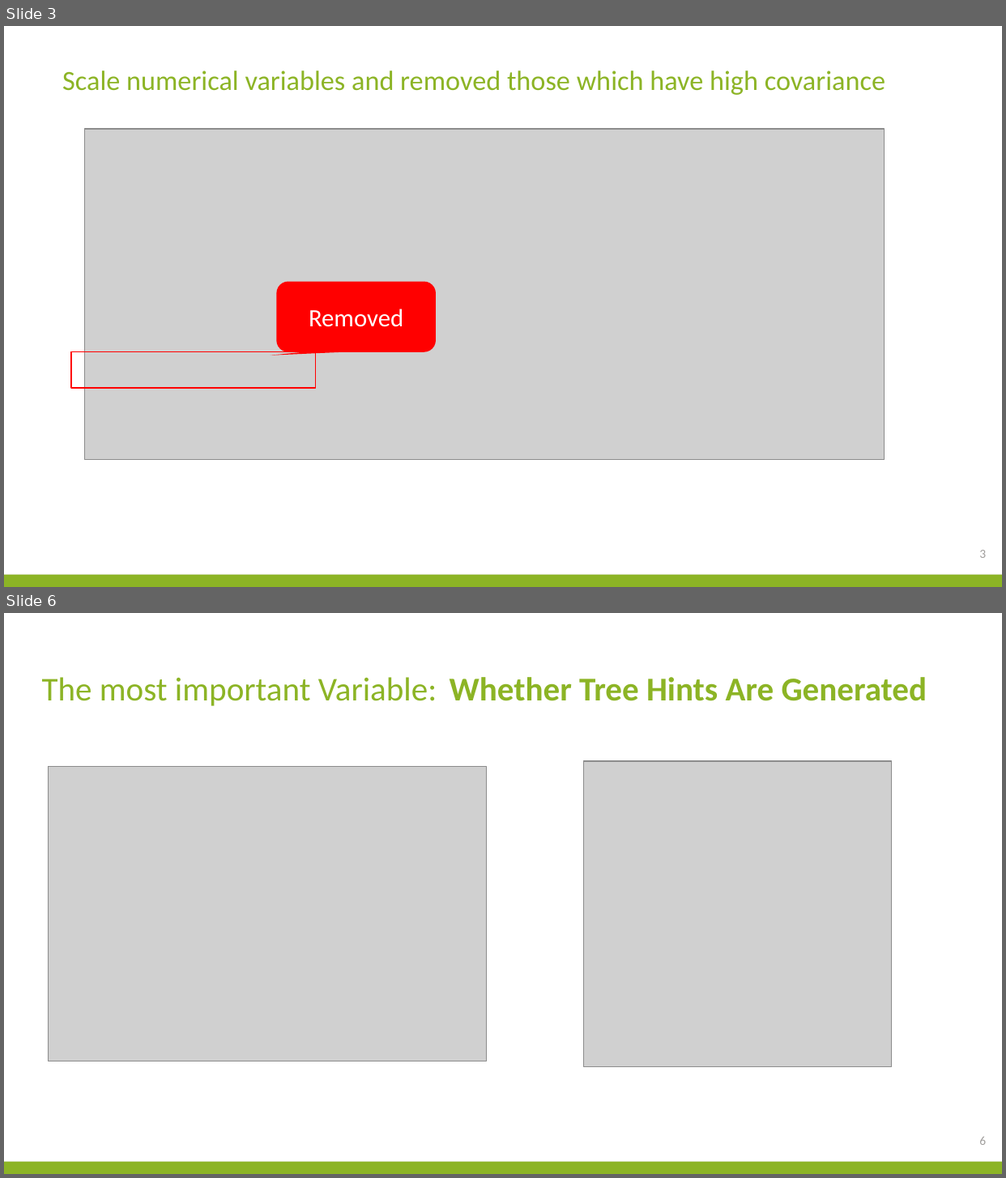
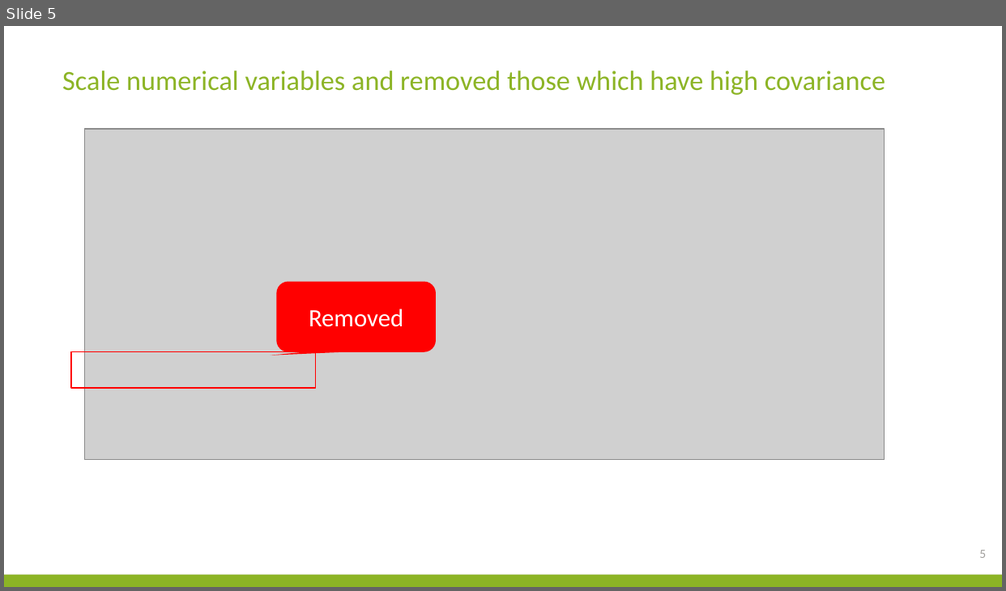
Before and after one commit to Jianqingwangcindy/DAT_SF_14, a slide deck: project/ProjectPresentation.pptx. Shown one above the other, each under a label of ours: slides 3 and 6 before the commit, slide 5 after it; the slides between them are not shown. The pictures are 1006x1178 and 1006x591 pixels, drawn with LibreOffice and Linux fonts; fonts in the diff are those of the drawing; grey boxes stand for pictures; background and template pictures are left out. Boxes give left, top, right and bottom in pixels: in the first picture for what was removed or moved away, otherwise in the second. Text is boxed around its words. In the diff, an @@ line names an element or a change of style, - is before the commit and + after.

```diff
--- a/project/ProjectPresentation.pptx
+++ b/project/ProjectPresentation.pptx
@@ slide 6 removed at <box>4,613,1002,1174</box>, background #FFFFFF; not listed: 1 template element that a slide beside it also shows @@
@@ text removed at <box>42,677,437,706</box> @@
-The most important Variable:
@@ text removed at <box>450,677,927,701</box> @@
-Whether Tree Hints Are Generated
@@ picture removed at <box>48,767,486,1061</box> @@
@@ picture removed at <box>584,762,891,1067</box> @@
@@ page number removed at <box>979,1137,986,1145</box> @@
-6
@@ what was slide 3 is now slide 5 @@
@@ page number at <box>979,550,986,558</box>: text changed @@
-3
+5
```
Also in this commit, not shown: 3 slides changed, 14 slides added, 1 other slide removed, 9 other files.
